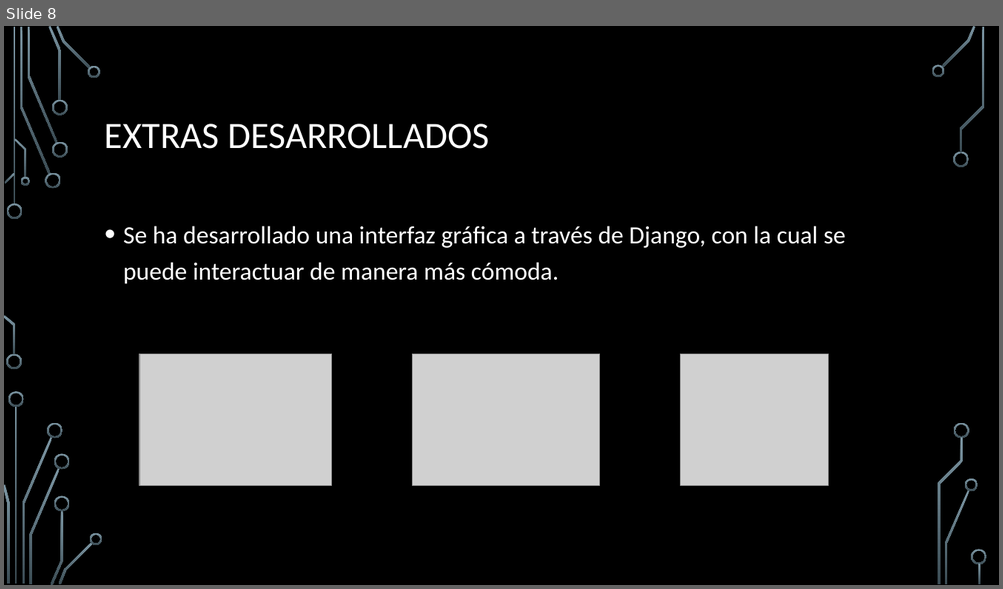
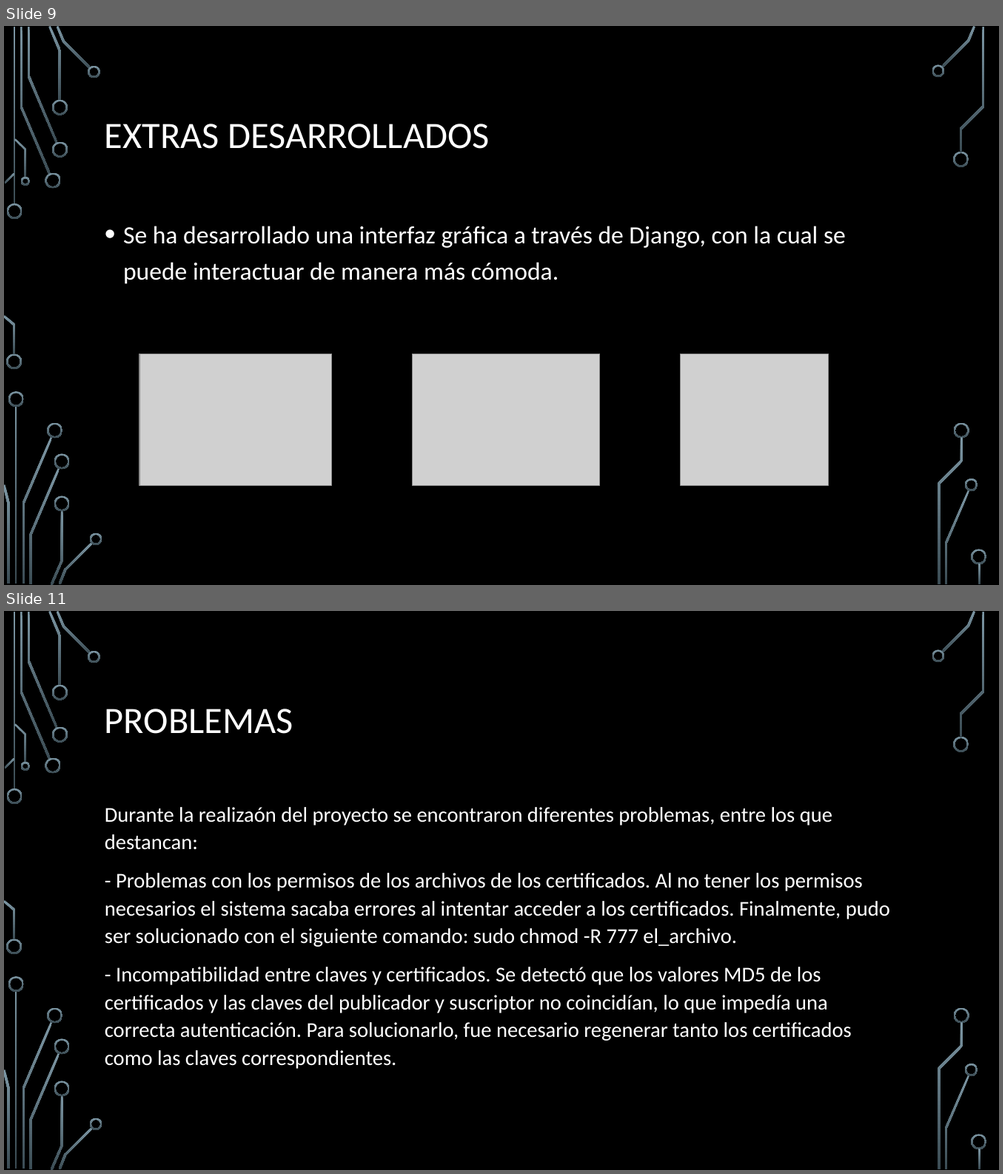
Before and after one commit to ManelDiaz/Reto_Envio, a slide deck: RETO 2 Envío de datos.pptx. Shown one above the other, each under a label of ours: slide 8 before the commit, slides 9 and 11 after it; the slides between them are not shown. The pictures are 1003x589 and 1003x1174 pixels, drawn with LibreOffice and Linux fonts; fonts in the diff are those of the drawing; grey boxes stand for pictures; background and template pictures are left out. Boxes give left, top, right and bottom in pixels: in the first picture for what was removed or moved away, otherwise in the second. Text is boxed around its words. In the diff, an @@ line names an element or a change of style, - is before the commit and + after.

```diff
--- a/RETO 2 Envío de datos.pptx
+++ b/RETO 2 Envío de datos.pptx
@@ slide 11 added at (x1=4, y1=611, x2=999, y2=1170), background picture (left out); not listed: 36 template elements that a slide beside it also shows @@
@@ title added at (x1=105, y1=709, x2=293, y2=734), 36 pt, text #FFFFFF @@
+PROBLEMAS
@@ text added at (x1=105, y1=807, x2=890, y2=1069), 20.4 pt, text #FFFFFF @@
+Durante la realizaón del proyecto se encontraron diferentes problemas, entre los que destancan:
+- Problemas con los permisos de los archivos de los certificados. Al no tener los permisos necesarios el sistema sacaba errores al intentar acceder a los certificados. Finalmente, pudo ser solucionado con el siguiente comando: sudo chmod -R 777 el_archivo.
+- Incompatibilidad entre claves y certificados. Se detectó que los valores MD5 de los certificados y las claves del publicador y suscriptor no coincidían, lo que impedía una correcta autenticación. Para solucionarlo, fue necesario regenerar tanto los certificados como las claves correspondientes.
@@ what was slide 8 is now slide 9 @@
```
Also in this commit, not shown: 4 slides changed, 3 other slides added.
